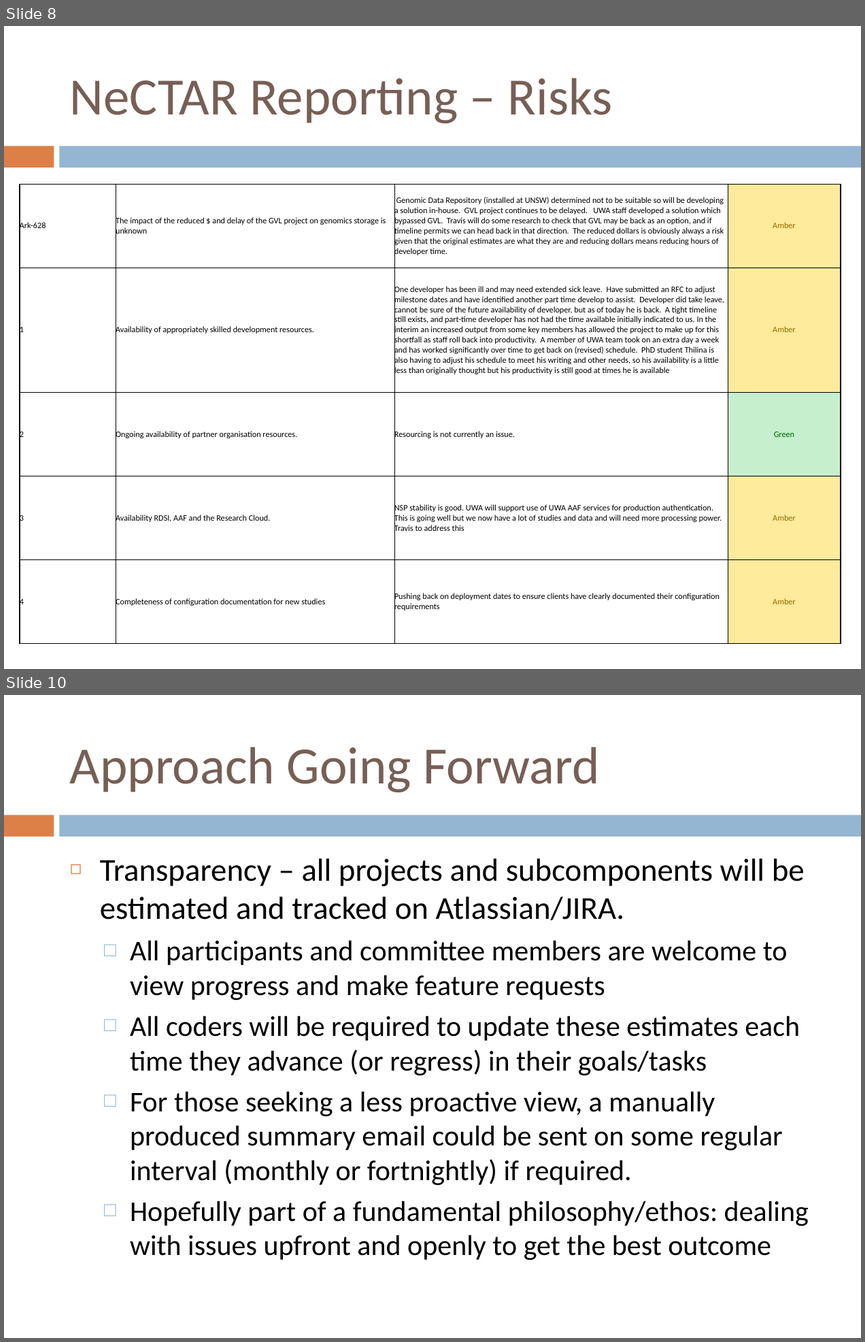
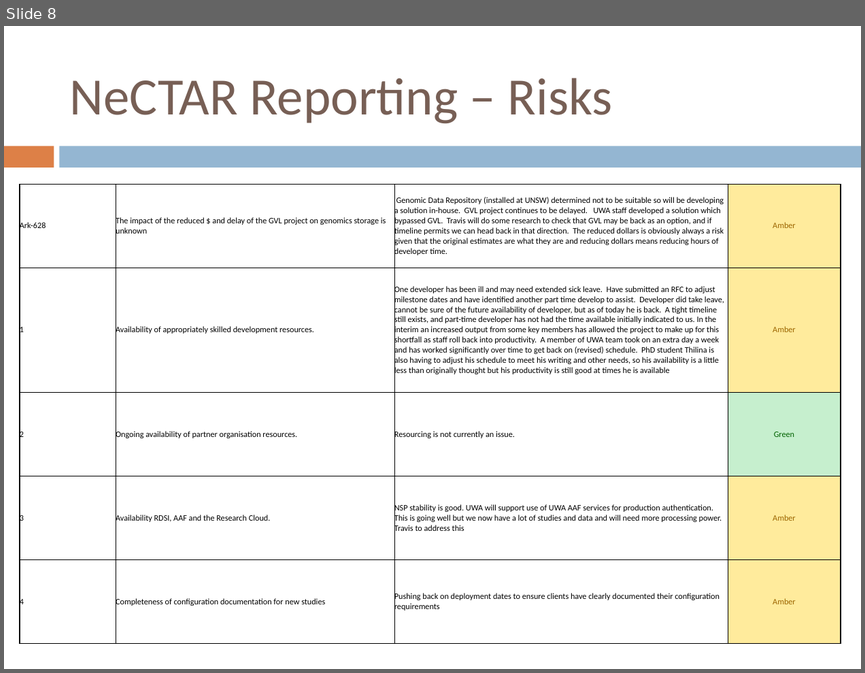
Before and after one commit to tranaweera/ark-informatics, a slide deck: ARK/trunk/usefulTools/TestFilesAndDocuments/steering committee/NeCTAR/Steering Committee Meetings/Steering Committee Meeting June_2013.pptx. Shown one above the other, each under a label of ours: slides 8 and 10 before the commit, slide 8 after it; the slides between them are not shown. The pictures are 865x1342 and 865x673 pixels, drawn with LibreOffice and Linux fonts; fonts in the diff are those of the drawing. Boxes give left, top, right and bottom in pixels: in the first picture for what was removed or moved away, otherwise in the second. Text is boxed around its words. In the diff, an @@ line names an element or a change of style, - is before the commit and + after.

Commit message:
new files for the steering committee

```diff
--- a/ARK/trunk/usefulTools/TestFilesAndDocuments/steering committee/NeCTAR/Steering Committee Meetings/Steering Committee Meeting June_2013.pptx
+++ b/ARK/trunk/usefulTools/TestFilesAndDocuments/steering committee/NeCTAR/Steering Committee Meetings/Steering Committee Meeting June_2013.pptx
@@ slide 10 removed at bbox=[4, 695, 861, 1338], background #FFFFFF; not listed: 2 template elements that a slide beside it also shows @@
@@ title removed at bbox=[70, 747, 599, 792] @@
-Approach Going Forward
@@ text removed at bbox=[100, 858, 808, 1260] @@
-◻ Transparency – all projects and subcomponents will be estimated and tracked on Atlassian/JIRA.
-  □ All participants and committee members are welcome to view progress and make feature requests
-  □ All coders will be required to update these estimates each time they advance (or regress) in their goals/tasks
-  □ For those seeking a less proactive view, a manually produced summary email could be sent on some regular interval (monthly or fortnightly) if required.
-  □ Hopefully part of a fundamental philosophy/ethos: dealing with issues upfront and openly to get the best outcome
```
Also in this commit, not shown: 7 slides changed, 2 slides added.
